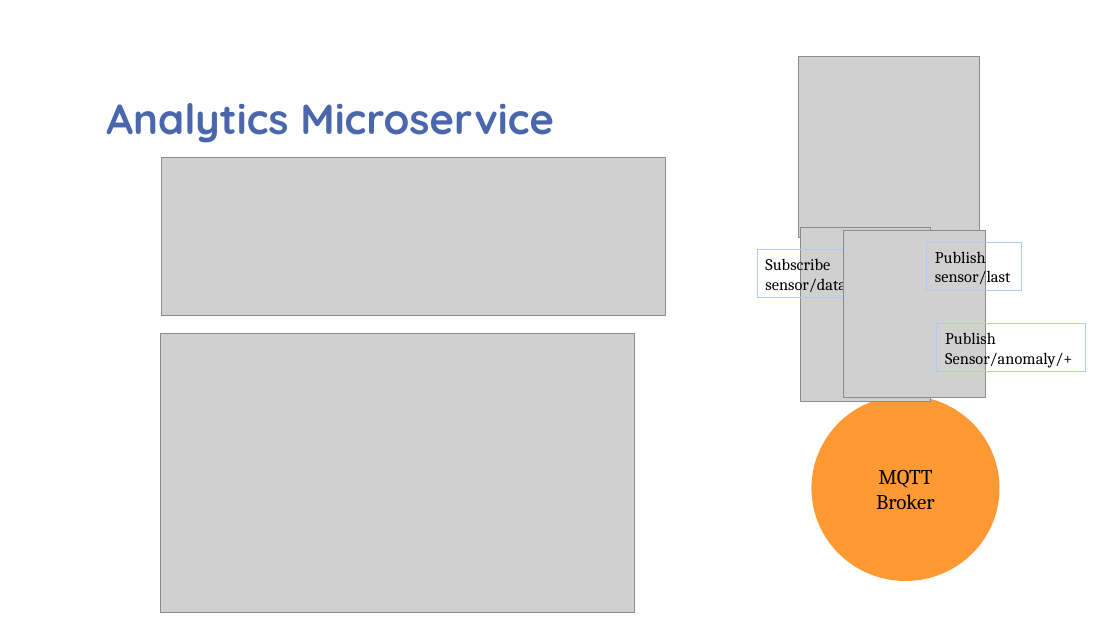
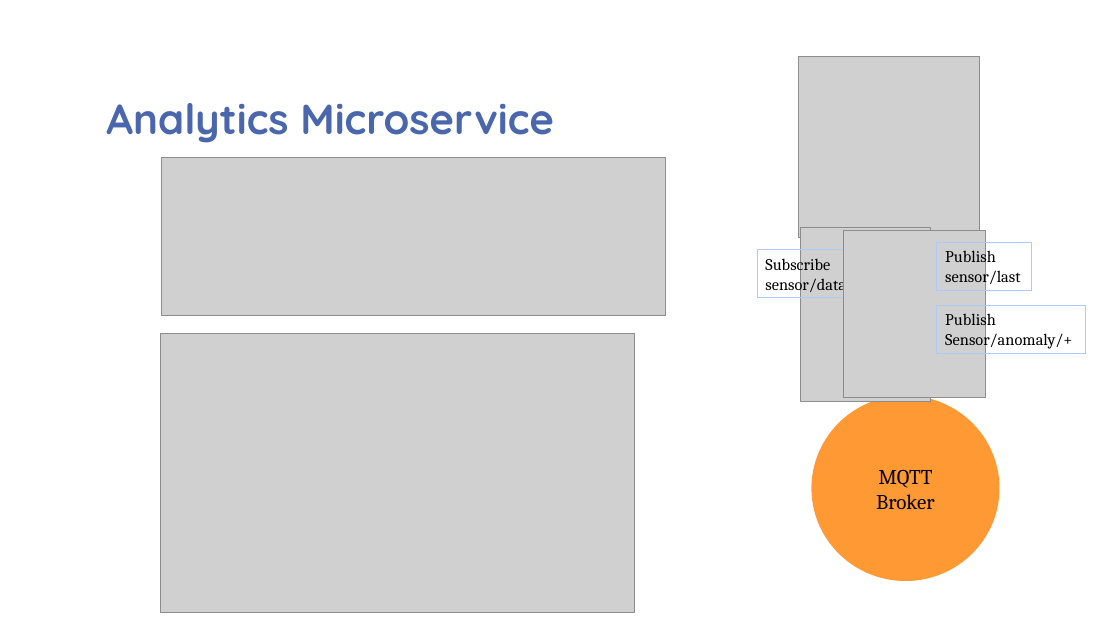
Before and after one commit to deutschah/IOT2, a slide deck: slide 4 of Internet stvari i servisa2.pptx. Drawn at 1120x630 pixels with LibreOffice and Linux fonts; fonts in the diff are those of the drawing; grey boxes stand for pictures; background and template pictures are left out. Boxes give left, top, right and bottom in pixels: in the first picture for what was removed or moved away, otherwise in the second. Text is boxed around its words. In the diff, an @@ line names an element or a change of style, - is before the commit and + after.

```diff
--- a/Internet stvari i servisa2.pptx
+++ b/Internet stvari i servisa2.pptx
@@ rectangle "Publish": place and size @@
-rectangle "Publish" at box(927, 242, 1022, 290)
+rectangle "Publish" at box(937, 242, 1032, 290)
@@ rectangle "Publish": place and size @@
-rectangle "Publish" at box(937, 324, 1085, 372)
+rectangle "Publish" at box(937, 305, 1085, 353)
```
Also in this commit, not shown: 2 other slides changed, 1 slide added, 1 slide removed, 2 other files.
